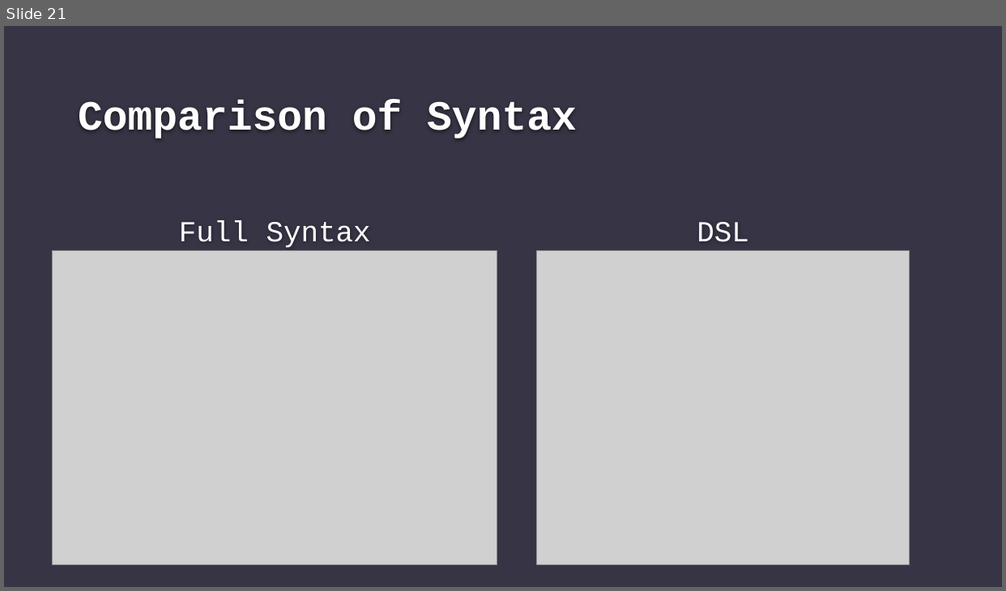
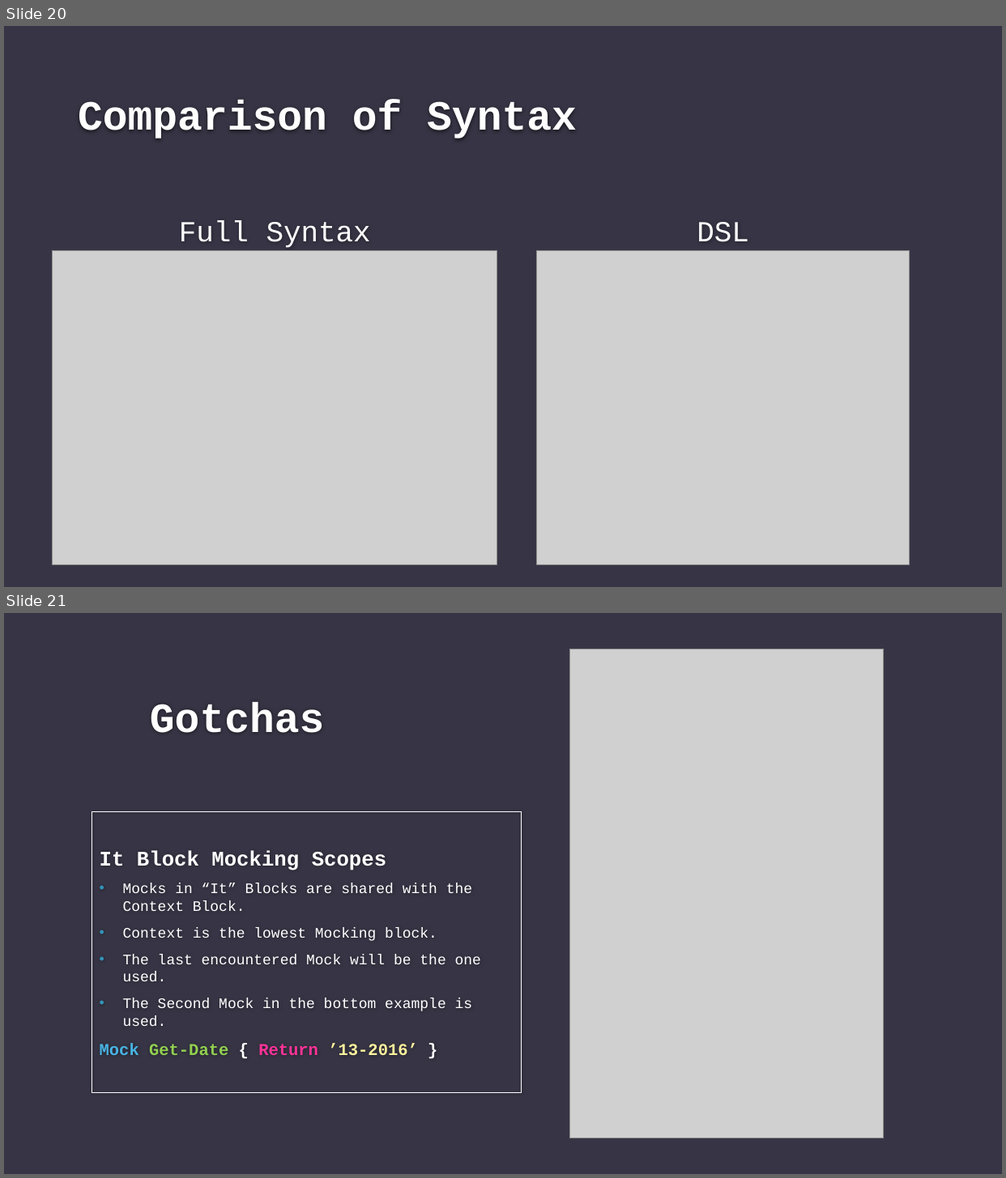
Before and after one commit to gerane/PesteringSysadmins, a slide deck: PesteringSysadmins.pptx. Shown one above the other, each under a label of ours: slide 21 before the commit, slides 20 and 21 after it. The pictures are 1006x591 and 1006x1178 pixels, drawn with LibreOffice and Linux fonts; fonts in the diff are those of the drawing; grey boxes stand for pictures; background and template pictures are left out. Boxes give left, top, right and bottom in pixels: in the first picture for what was removed or moved away, otherwise in the second. Text is boxed around its words. In the diff, an @@ line names an element or a change of style, - is before the commit and + after.

```diff
--- a/PesteringSysadmins.pptx
+++ b/PesteringSysadmins.pptx
@@ slide 21 added at <box>4,613,1002,1174</box>, background #373545 @@
@@ picture added at <box>570,649,884,1139</box> @@
@@ title added at <box>150,702,325,733</box>, 40 pt, text #FEFEFE, bold @@
+Gotchas
@@ text added at <box>91,811,522,1093</box>, outline #FFFFFF 0.75 pt, 14 pt, text #FFFFFF @@
+It Block Mocking Scopes
+• Mocks in “It” Blocks are shared with the Context Block.
+• Context is the lowest Mocking block.
+• The last encountered Mock will be the one used.
+• The Second Mock in the bottom example is used.
+Mock Get-Date { Return ’13-2016’ }
@@ what was slide 21 is now slide 20 @@
```
Also in this commit, not shown: 2 slides changed, 3 other slides added, 12 other files.
